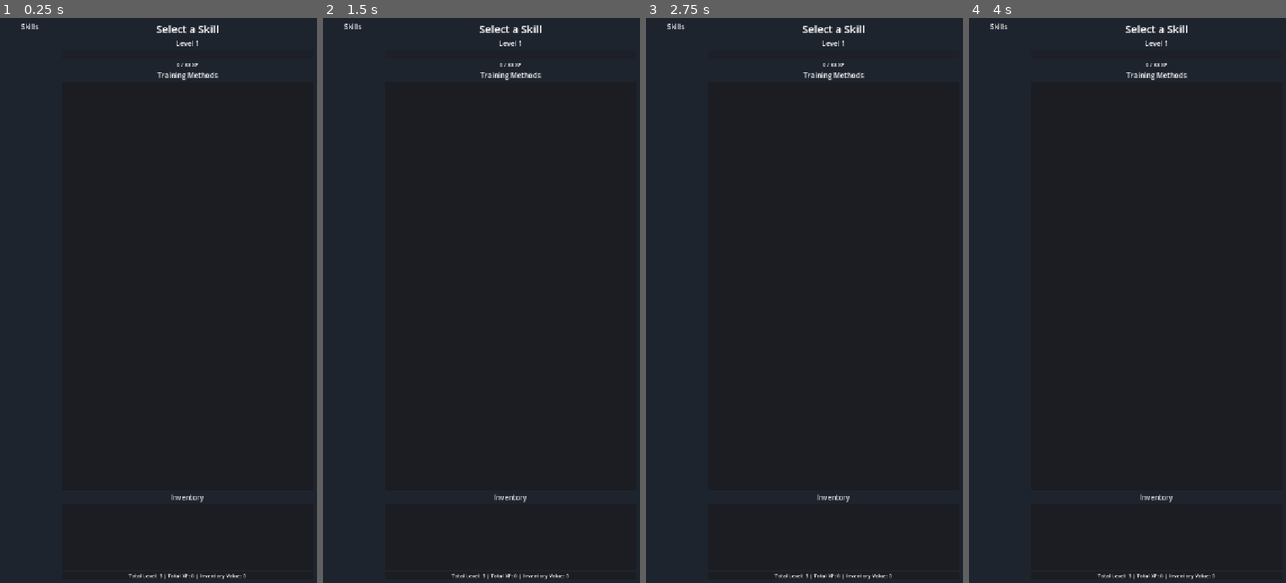
Above: before the commit, frames 1-4 (left to right).
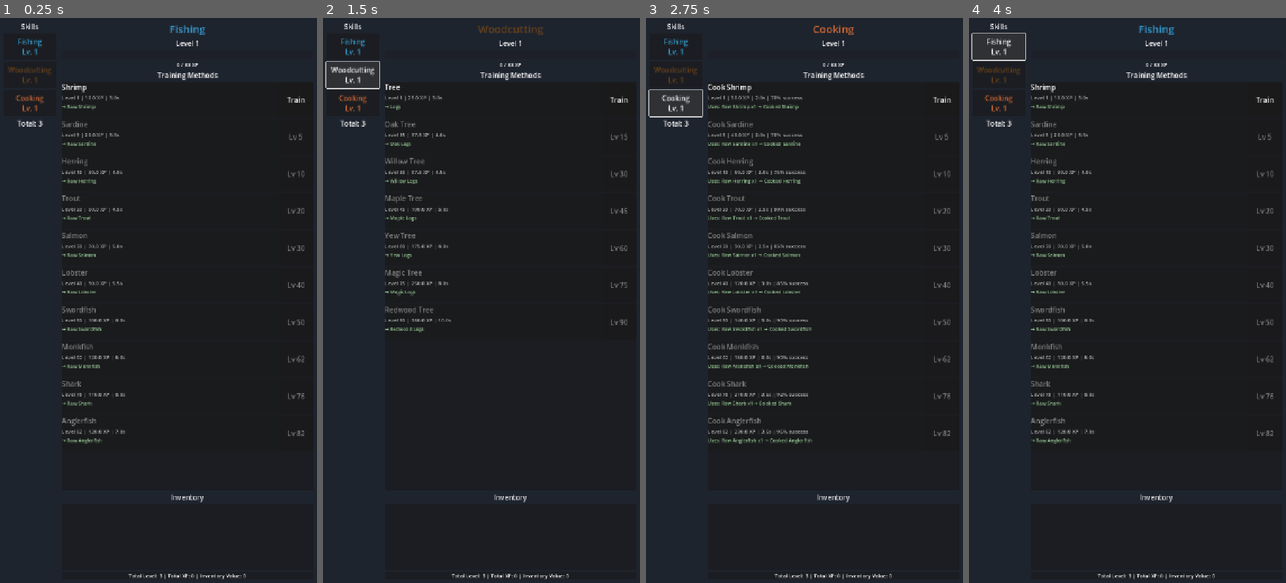
Above: after the commit, the same moments.

Repository: fahmed93/idlescapers
Game: Godot game, scene res://scenes/main.tscn
The game is run twice, just before and just after one commit, with the same random seed, the same clock (stepped at 60 frames per second) and the same inputs.
Inputs (mouse positions are in pixels of both pictures, inside the frame that each line leads up to):
- Up to frame 1 (0.25 s): no input
- Up to frame 2 (1.5 s): click (351, 46) at 0.5 s, where only the run after the commit has a clickable "Fishing Lv. 1"; click (351, 74) at 1.25 s, where only the run after the commit has a clickable "Woodcutting Lv. 1"
- Up to frame 3 (2.75 s): click (674, 102) at 2 s, where only the run after the commit has a clickable "Cooking Lv. 1"
- Up to frame 4 (4 s): click (1263, 97) at 2.75 s, where only the run after the commit has a clickable "Train"; click (997, 46) at 3.5 s, where only the run after the commit has a clickable "Fishing Lv. 1"

The runs differ from the first frame. In frame 1, 2.3% of the frame differs, in the area x 2-97%, y 1-76%; in frame 2, 2.0%; in frame 3, 4.1%, in the area x 0-97%, y 1-76%; in frame 4, 2.5%.
Error before the commit: Parse Error: Cannot infer the type of "xp_in_level" variable because the value doesn't have a set type. (res://autoload/game_manager.gd:72)

Commit message:
compile fixes

Diff:
--- a/autoload/game_manager.gd
+++ b/autoload/game_manager.gd
@@ -40,7 +40,7 @@
 	var total_xp := 0.0
 	for level in range(2, MAX_LEVEL + 1):
 		# RuneScape XP formula: sum of floor(level + 300 * 2^(level/7)) / 4
-		var points := floor((level - 1) + 300.0 * pow(2.0, (level - 1) / 7.0))
+		var points: float = floor((level - 1) + 300.0 * pow(2.0, (level - 1) / 7.0))
 		total_xp += floor(points / 4.0)
 		xp_table.append(total_xp * XP_MULTIPLIER)
 
@@ -61,7 +61,7 @@
 
 ## Get progress to next level (0.0 to 1.0)
 func get_level_progress(skill_id: String) -> float:
-	var xp := skill_xp.get(skill_id, 0.0)
+	var xp: float = skill_xp.get(skill_id, 0.0)
 	var level := get_skill_level(skill_id)
 
 	if level >= MAX_LEVEL:
--- a/autoload/inventory.gd
+++ b/autoload/inventory.gd
@@ -73,7 +73,7 @@
 	if amount <= 0:
 		return false
 
-	var current := inventory.get(item_id, 0)
+	var current: int = inventory.get(item_id, 0)
 	inventory[item_id] = current + amount
 
 	item_added.emit(item_id, amount, inventory[item_id])
@@ -85,7 +85,7 @@
 	if amount <= 0:
 		return false
 
-	var current := inventory.get(item_id, 0)
+	var current: int = inventory.get(item_id, 0)
 	if current < amount:
 		return false
 
--- a/project.godot
+++ b/project.godot
@@ -1,6 +1,10 @@
 ; Engine configuration file.
 ; It's best edited using the editor UI and not directly,
-; format is similar to, but not the same as, parsing a .ini file.
+; since the parameters that go here are not all obvious.
+;
+; Format:
+;   [section] ; section goes between []
+;   param=value ; assign values to parameters
 
 config_version=5
 
@@ -9,7 +13,7 @@
 config/name="IdleScapers"
 config/description="An idle game inspired by Melvor Idle/RuneScape with skills (1-99), training methods, and offline progress."
 run/main_scene="res://scenes/main.tscn"
-config/features=PackedStringArray("4.2", "Mobile")
+config/features=PackedStringArray("4.5", "Mobile")
 config/icon="res://icon.svg"
 
 [autoload]
@@ -22,10 +26,9 @@
 
 window/size/viewport_width=720
 window/size/viewport_height=1280
-window/size/resizable=true
-window/handheld/orientation=1
 window/stretch/mode="canvas_items"
 window/stretch/aspect="expand"
+window/handheld/orientation=1
 
 [input_devices]
 
Not shown, added: autoload/game_manager.gd.uid
Not shown, added: autoload/inventory.gd.uid
Not shown, added: autoload/save_manager.gd.uid
Not shown, added: icon.svg.import
Not shown, added: resources/items/item_data.gd.uid
Not shown, added: resources/skills/skill_data.gd.uid
Not shown, added: resources/skills/training_method_data.gd.uid
Not shown, added: scripts/main.gd.uid
Not shown, added: .github/copilot-instructions.md
